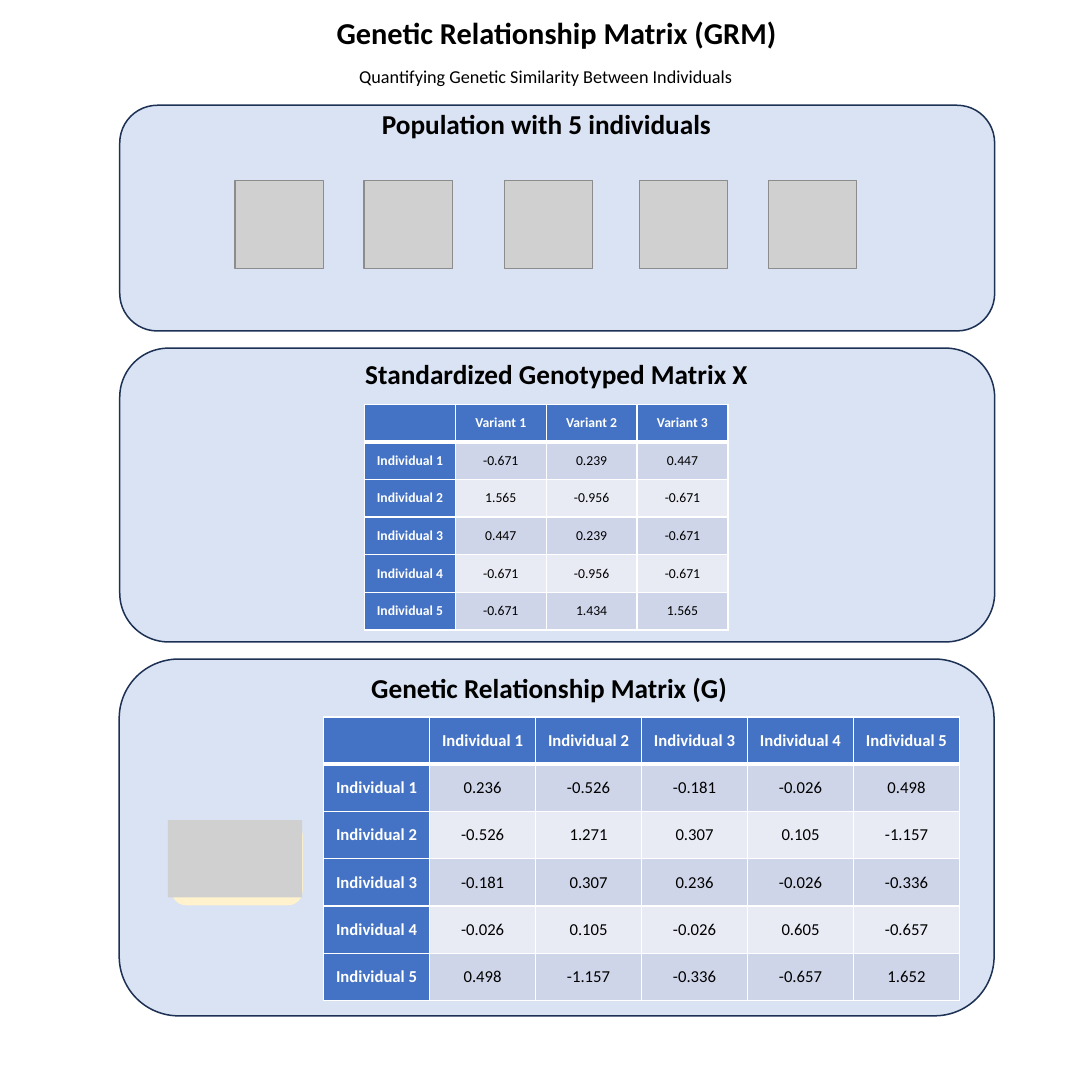
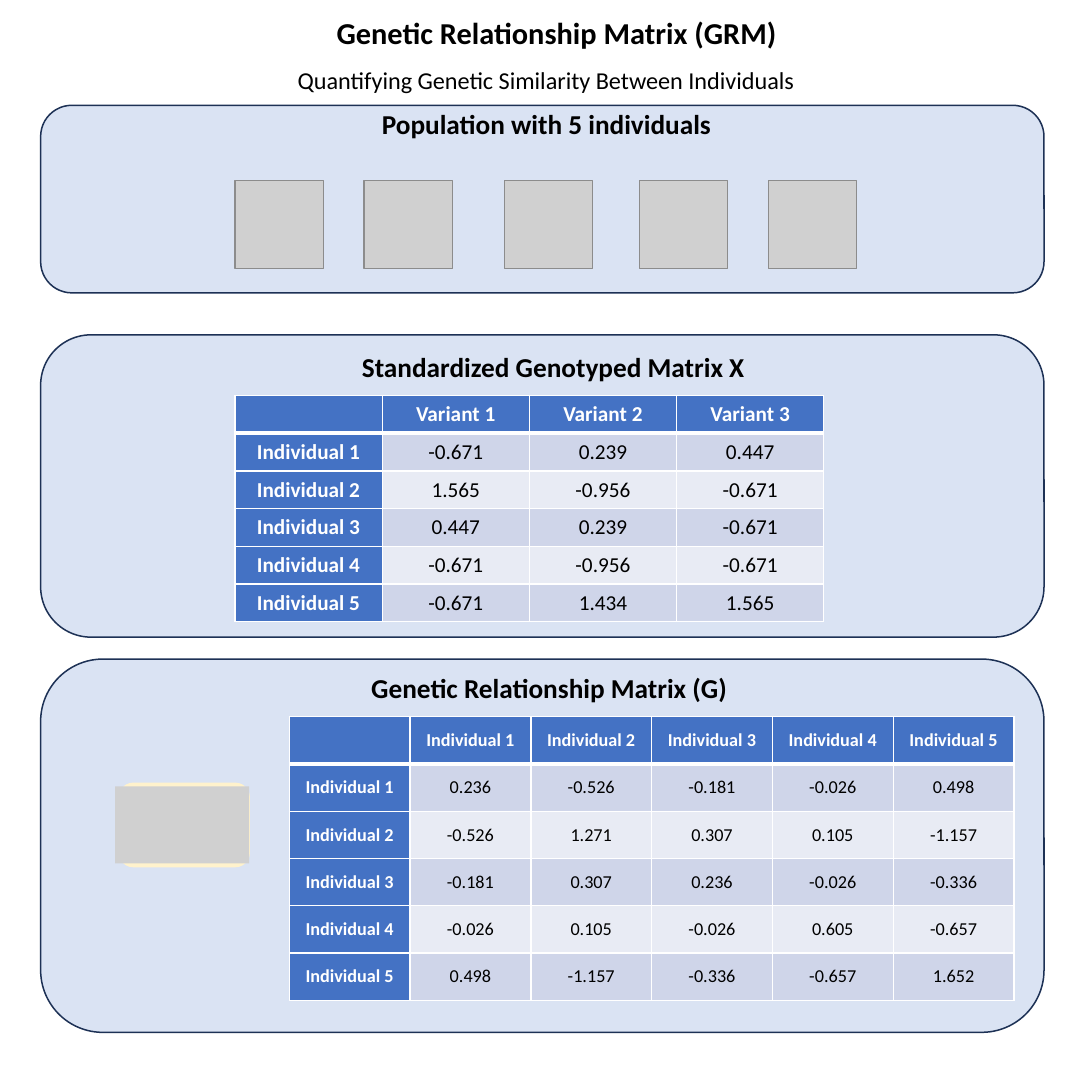
Before and after one commit to StatFunGen/statgen-prerequisites, a slide deck: slide 6 of graphical_summary/slides.pptx. Drawn at 1092x1092 pixels with LibreOffice and Linux fonts; fonts in the diff are those of the drawing; grey boxes stand for pictures. Boxes give left, top, right and bottom in pixels: in the first picture for what was removed or moved away, otherwise in the second. Text is boxed around its words. In the diff, an @@ line names an element or a change of style, - is before the commit and + after.

```diff
--- a/graphical_summary/slides.pptx
+++ b/graphical_summary/slides.pptx
@@ text "Quantifying Genetic Similarity Between Individuals" at [298, 72, 794, 93]: size 12 to 16 pt @@
@@ rounded rectangle: place and size @@
-rounded rectangle at [120, 105, 995, 331]
+rounded rectangle at [40, 105, 1044, 293]
@@ rounded rectangle: place and size @@
-rounded rectangle at [120, 348, 995, 642]
+rounded rectangle at [40, 335, 1044, 638]
@@ text "Standardized Genotyped Matrix X": place and size @@
-text "Standardized Genotyped Matrix X" at [365, 365, 747, 389]
+text "Standardized Genotyped Matrix X" at [362, 358, 744, 382]
@@ table at [235, 395, 824, 621] @@
@@ size 9 to 14 pt @@
@@ table: place and size @@
-table at [365, 404, 727, 630]
+table at [235, 395, 824, 621]
@@ rounded rectangle: place and size @@
-rounded rectangle at [119, 660, 994, 1017]
+rounded rectangle at [40, 660, 1044, 1033]
@@ table at [289, 716, 1017, 1000] @@
@@ size 11 to 12 pt @@
@@ table: place and size @@
-table at [323, 717, 959, 1001]
+table at [289, 716, 1017, 1000]
@@ picture: place and size @@
-picture at [168, 820, 302, 898]
+picture at [115, 786, 249, 864]
@@ rounded rectangle: place and size @@
-rounded rectangle at [173, 821, 302, 904]
+rounded rectangle at [119, 783, 249, 866]
```
Also in this commit, not shown: 10 other slides changed, 55 other files.
